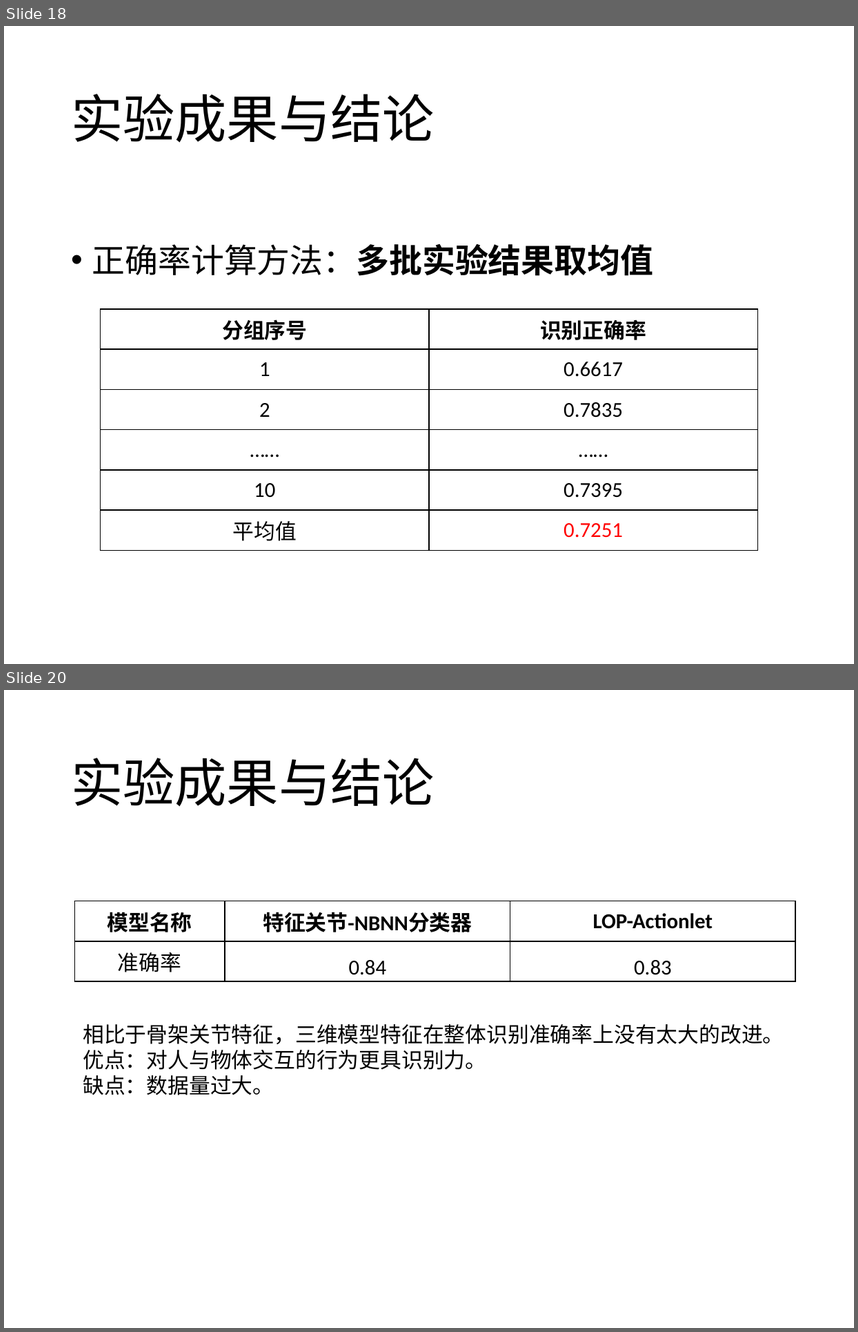
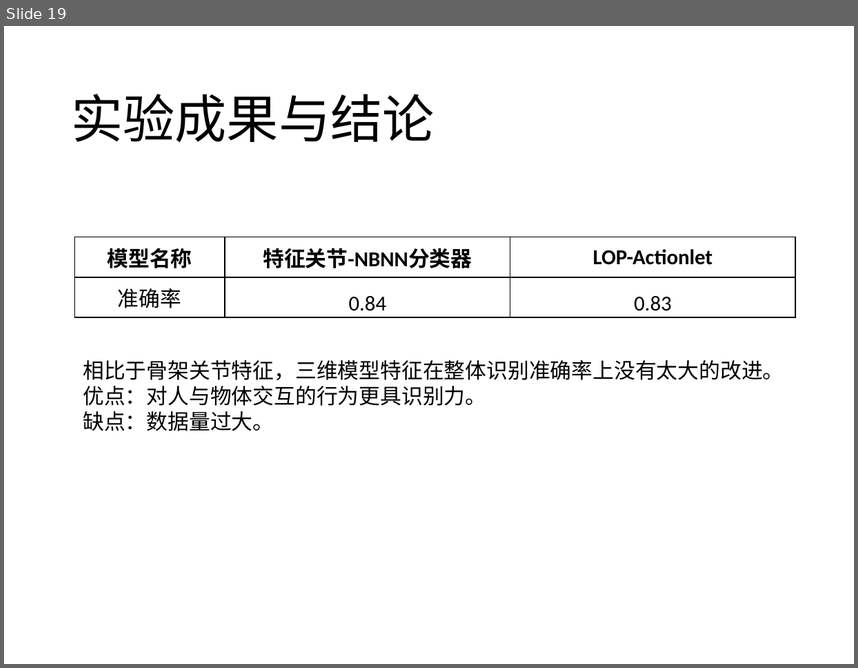
Before and after one commit to Mostro-Complexity/The-Damn-Thesis, a slide deck: 仇思宇-终期答辩-20190530.pptx. Shown one above the other, each under a label of ours: slides 18 and 20 before the commit, slide 19 after it; the slides between them are not shown. The pictures are 858x1332 and 858x668 pixels, drawn with LibreOffice and Linux fonts; fonts in the diff are those of the drawing. Boxes give left, top, right and bottom in pixels: in the first picture for what was removed or moved away, otherwise in the second. Text is boxed around its words. In the diff, an @@ line names an element or a change of style, - is before the commit and + after.

```diff
--- a/仇思宇-终期答辩-20190530.pptx
+++ b/仇思宇-终期答辩-20190530.pptx
@@ slide 18 removed at [4,26,854,664], background #FFFFFF @@
@@ title removed at [71,94,435,143] @@
-实验成果与结论
@@ text removed at [92,244,653,276] @@
-• 正确率计算方法：多批实验结果取均值
@@ table removed at [100,309,758,550], 6 rows, 2 columns @@
-分组序号 | 识别正确率
-1 | 0.6617
-2 | 0.7835
-…… | ……
-10 | 0.7395
-平均值 | 0.7251
@@ what was slide 20 is now slide 19 @@
```
Also in this commit, not shown: 11 slides changed, 4 slides added, 4 other slides removed, 13 other files.
